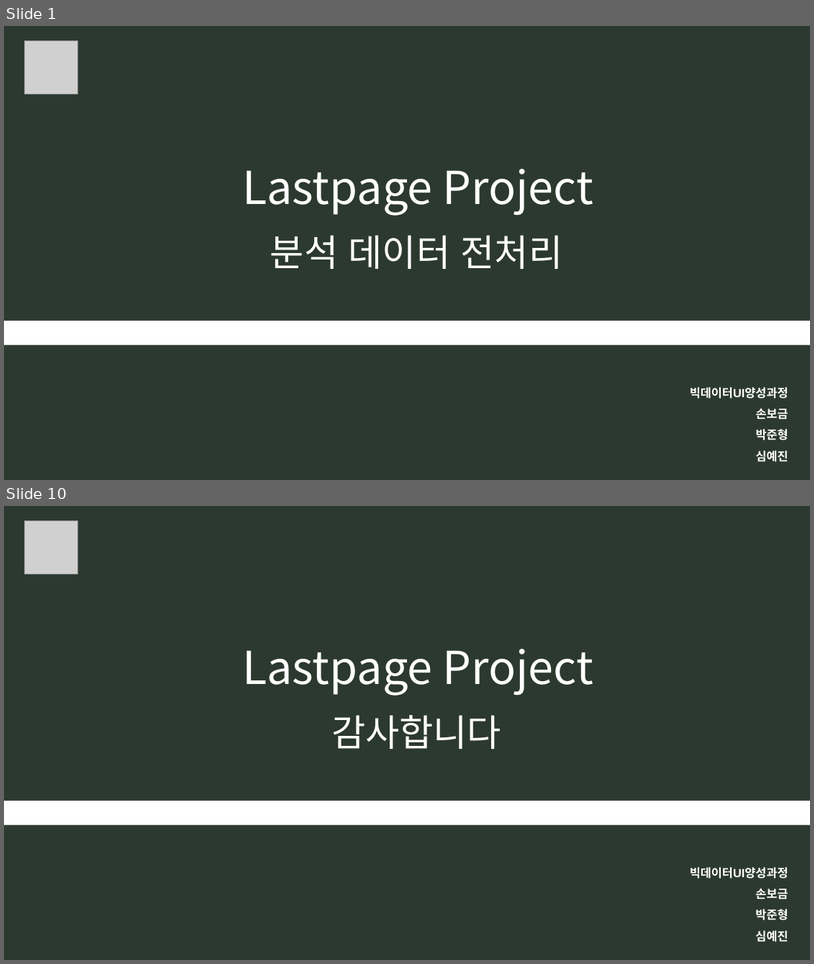
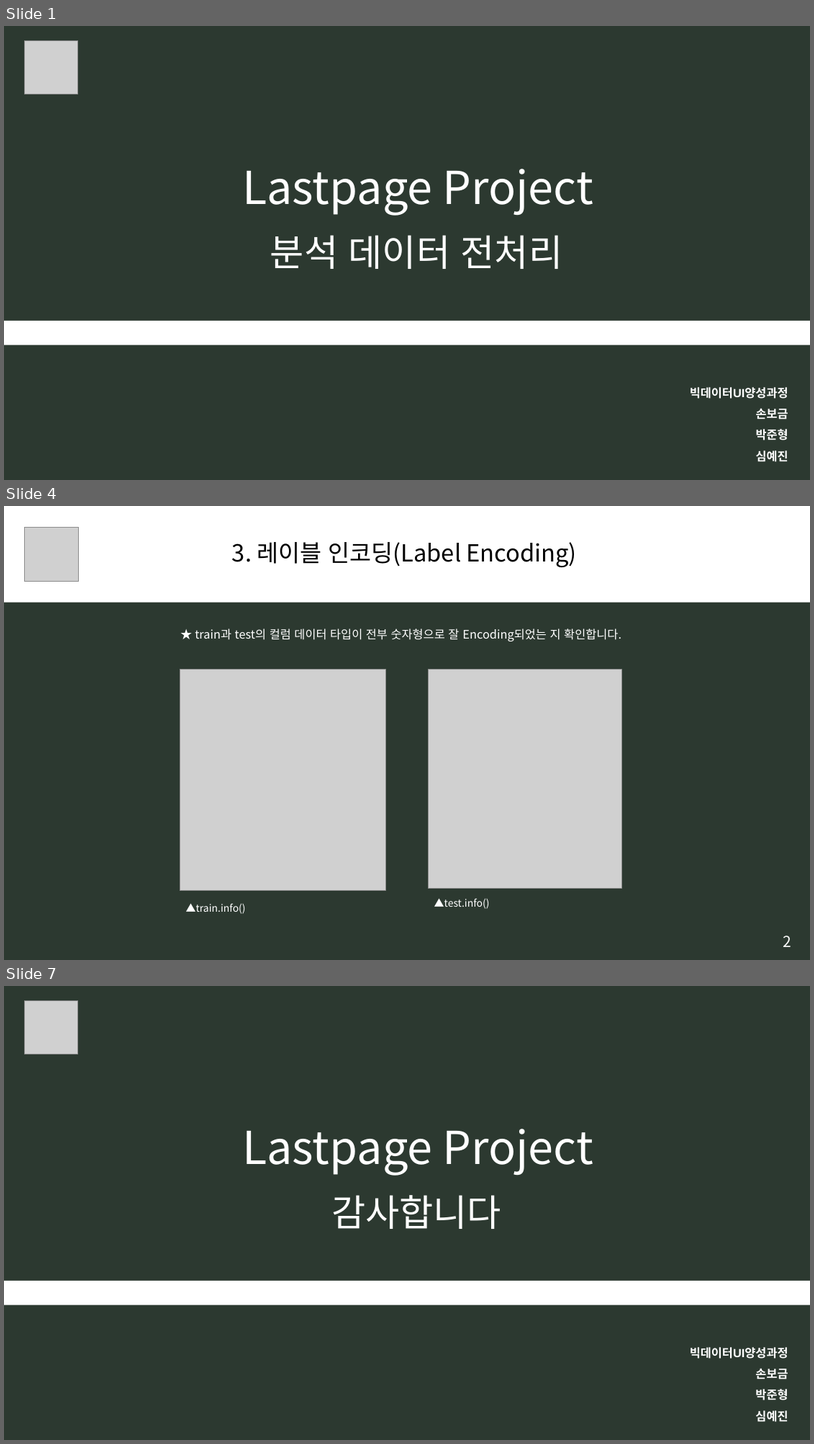
Before and after one commit to BIGDATA-UI-T3/Lastpage_Project, a slide deck: [모듈] 13. 분석데이터 전처리.pptx. Shown one above the other, each under a label of ours: slides 1 and 10 before the commit, slides 1, 4 and 7 after it; the slides between them are not shown. The pictures are 814x964 and 814x1444 pixels, drawn with LibreOffice and Linux fonts; fonts in the diff are those of the drawing; grey boxes stand for pictures. Boxes give left, top, right and bottom in pixels: in the first picture for what was removed or moved away, otherwise in the second. Text is boxed around its words. In the diff, an @@ line names an element or a change of style, - is before the commit and + after.

Commit message:
[모듈] 13. 분석데이터 전처리_보금

```diff
--- a/[모듈] 13. 분석데이터 전처리.pptx
+++ b/[모듈] 13. 분석데이터 전처리.pptx
@@ slide 4 added at box(4, 506, 810, 960), background #2C3930 @@
@@ rectangle added at box(4, 506, 810, 602), fill #FFFFFF, 28 pt, text #000000 @@
+3. 레이블 인코딩(Label Encoding)
@@ picture added at box(25, 527, 78, 581) @@
@@ text added at box(195, 628, 622, 641), 14 pt, text #FFFFFF @@
+★ train과 test의 컬럼 데이터 타입이 전부 숫자형으로 잘 Encoding되었는 지 확인합니다.
@@ picture added at box(180, 669, 386, 890) @@
@@ picture added at box(429, 669, 622, 888) @@
@@ text added at box(186, 903, 246, 914), 12 pt, text #FFFFFF @@
+▲train.info()
@@ text added at box(435, 898, 490, 908), 12 pt, text #FFFFFF @@
+▲test.info()
@@ text added at box(784, 935, 792, 947), 18 pt, text #FFFFFF @@
+2
@@ what was slide 10 is now slide 7 @@
```
Also in this commit, not shown: 1 slide changed, 3 other slides added, 7 slides removed.
